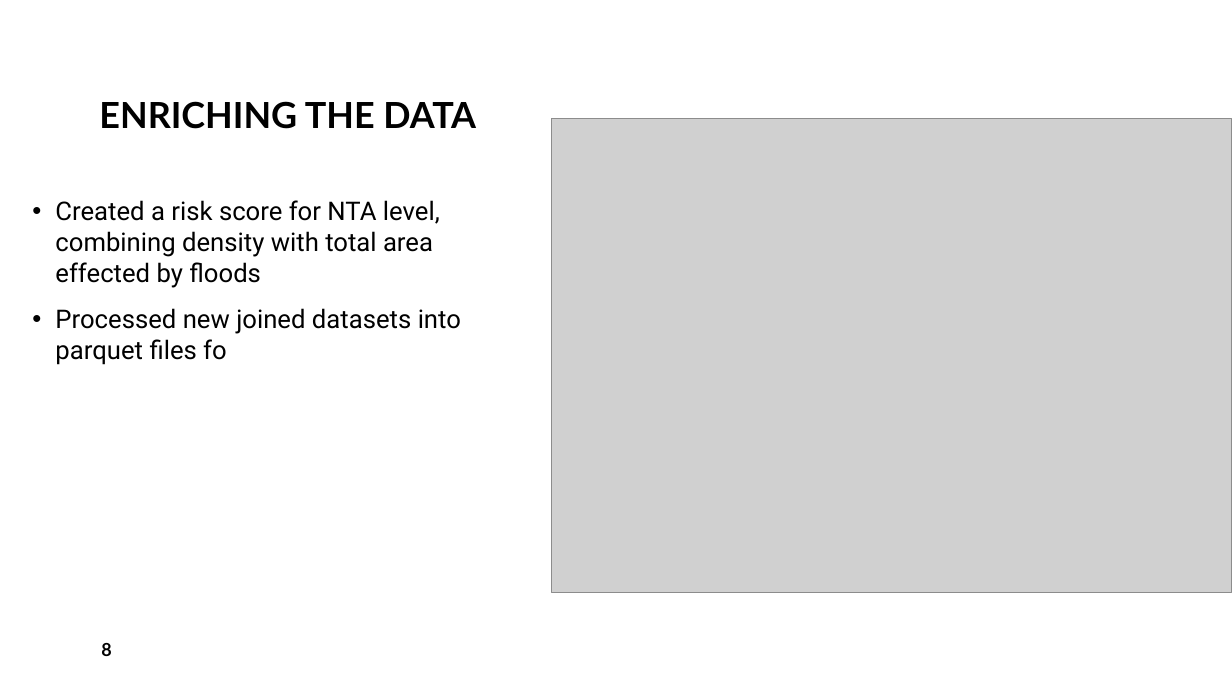
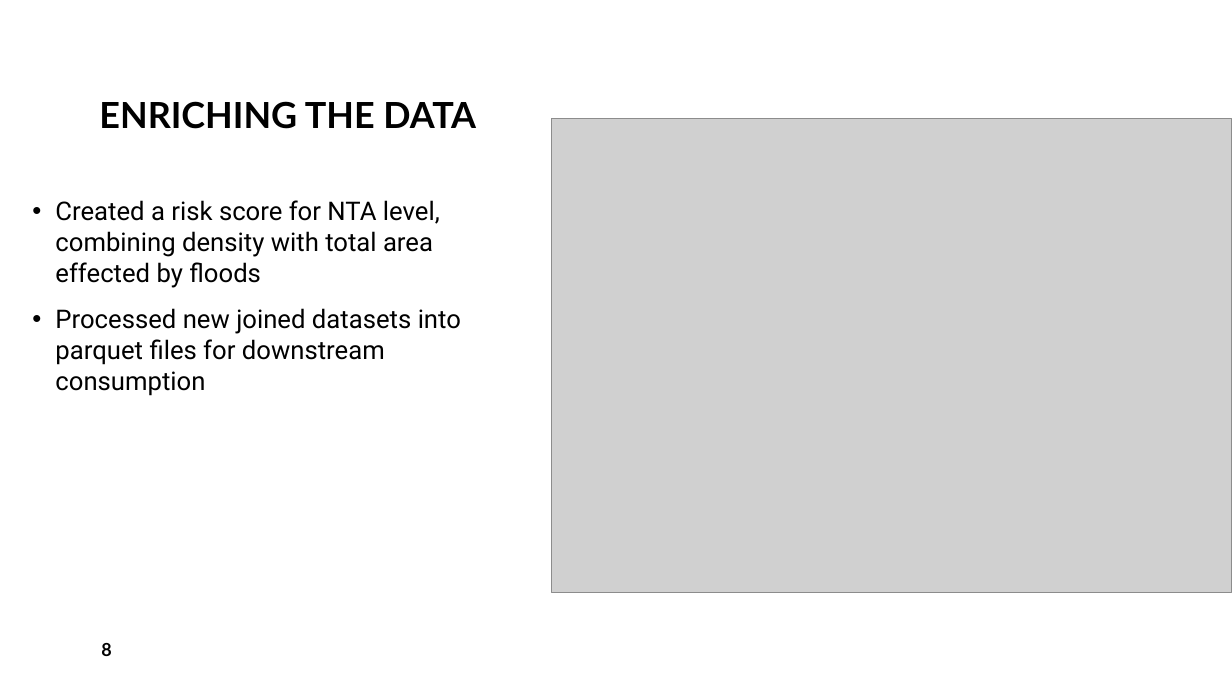
Before and after one commit to rowens2025/nyc-urban-built-floodzone-planimetrics, a slide deck: slide 8 of docs/slides/NYC P1 Slides.pptx. Drawn at 1232x693 pixels with LibreOffice and Linux fonts; fonts in the diff are those of the drawing; grey boxes stand for pictures; background and template pictures are left out. Boxes give left, top, right and bottom in pixels: in the first picture for what was removed or moved away, otherwise in the second. Text is boxed around its words. In the diff, an @@ line names an element or a change of style, - is before the commit and + after.

Commit message:
creation of geojson files for manual pmtiles creation for consumption by website (react, different project for displaying data)

```diff
--- a/docs/slides/NYC P1 Slides.pptx
+++ b/docs/slides/NYC P1 Slides.pptx
@@ text at (55, 308, 461, 396): text changed @@
-• Processed new joined datasets into parquet files fo
+• Processed new joined datasets into parquet files for downstream consumption
```
Also in this commit, not shown: 5 other slides changed, 3 other files.
